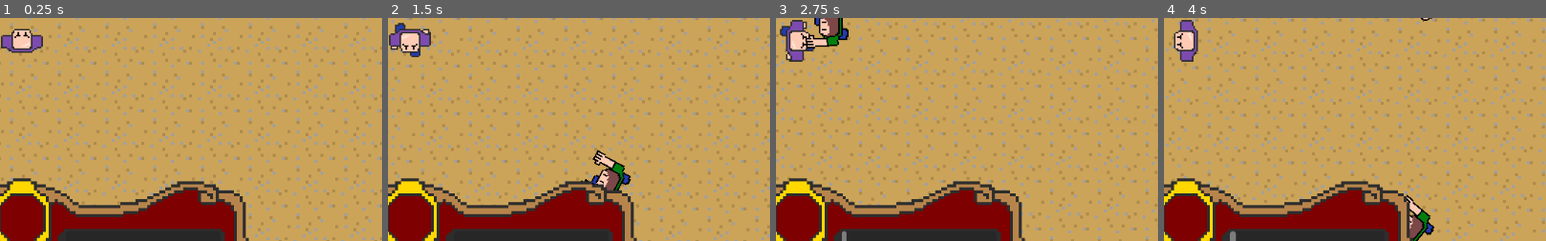
Above: before the commit, frames 1-4 (left to right).
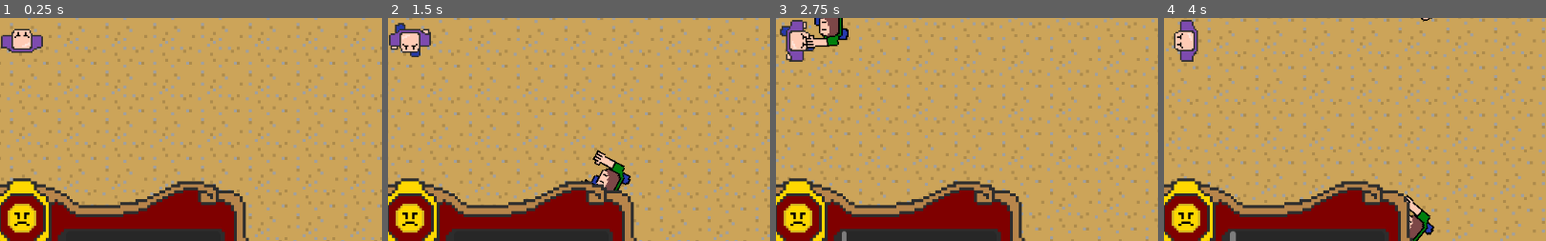
Above: after the commit, the same moments.

Repository: JessicaCC-gd/GGJ2024-2_4_1
Game: Godot game, scene res://level.tscn
Two runs of this game, one before a commit and one after it. Both use one fixed random seed, a clock stepped at 60 frames per second and the inputs below.
Inputs:
- Up to frame 1 (0.25 s): no input
- Up to frame 2 (1.5 s): tap Enter at 0.5 s; hold Right (move_right) 0.53-1.28 s; tap 1 (action_1) at 0.6 s; hold Down (move_down) from 1.28 s (still down); tap 2 (action_2) at 1.35 s
- Up to frame 3 (2.75 s): release Down (move_down) at 2.03 s; hold Right (move_right) from 2.03 s (still down); tap 3 (action_3) at 2.1 s
- Up to frame 4 (4 s): release Right (move_right) at 2.78 s; hold Up (move_up) 2.78-3.53 s; tap 4 (action_4) at 2.85 s; hold Left (move_left) from 3.53 s (still down); tap 1 (action_1) at 3.6 s
The pictures show only the part of the screen within x 47-97%, y 45-95%; the shares and areas given below are measured in that part.

The runs differ from the first frame. In frame 1, 0.9% of the frame differs, in the area x 2-10%, y 83-97%; in frame 2, 0.9%; in frame 3, 0.9%; in frame 4, 0.9%.

Commit message:
add emotion to ui

Diff:
--- a/level.tscn
+++ b/level.tscn
@@ -7,6 +7,57 @@
 [ext_resource type="Texture2D" uid="uid://ceeg0w1ymxo17" path="res://assets/sprites/ui.png" id="4_t51qj"]
 [ext_resource type="Script" path="res://laughter_meter.gd" id="6_f3vpd"]
 [ext_resource type="AudioStream" uid="uid://bhv8li5bbykn" path="res://assets/sound/angry-mob-loop-6847.mp3" id="7_75ev8"]
+[ext_resource type="Texture2D" uid="uid://c5lnmyca172t7" path="res://assets/sprites/emotions.png" id="7_hmhi3"]
+
+[sub_resource type="AtlasTexture" id="AtlasTexture_ywno5"]
+atlas = ExtResource("7_hmhi3")
+region = Rect2(0, 0, 16, 16)
+
+[sub_resource type="AtlasTexture" id="AtlasTexture_7x1ux"]
+atlas = ExtResource("7_hmhi3")
+region = Rect2(16, 0, 16, 16)
+
+[sub_resource type="AtlasTexture" id="AtlasTexture_cr1gs"]
+atlas = ExtResource("7_hmhi3")
+region = Rect2(32, 0, 16, 16)
+
+[sub_resource type="AtlasTexture" id="AtlasTexture_kojk1"]
+atlas = ExtResource("7_hmhi3")
+region = Rect2(48, 0, 16, 16)
+
+[sub_resource type="AtlasTexture" id="AtlasTexture_2gmtd"]
+atlas = ExtResource("7_hmhi3")
+region = Rect2(64, 0, 16, 16)
+
+[sub_resource type="AtlasTexture" id="AtlasTexture_h4f2g"]
+atlas = ExtResource("7_hmhi3")
+region = Rect2(80, 0, 16, 16)
+
+[sub_resource type="SpriteFrames" id="SpriteFrames_ki3u2"]
+animations = [{
+"frames": [{
+"duration": 1.0,
+"texture": SubResource("AtlasTexture_ywno5")
+}, {
+"duration": 1.0,
+"texture": SubResource("AtlasTexture_7x1ux")
+}, {
+"duration": 1.0,
+"texture": SubResource("AtlasTexture_cr1gs")
+}, {
+"duration": 1.0,
+"texture": SubResource("AtlasTexture_kojk1")
+}, {
+"duration": 1.0,
+"texture": SubResource("AtlasTexture_2gmtd")
+}, {
+"duration": 1.0,
+"texture": SubResource("AtlasTexture_h4f2g")
+}],
+"loop": true,
+"name": &"default",
+"speed": 5.0
+}]
 
 [node name="level" type="Node2D"]
 script = ExtResource("1_keucm")
@@ -63,6 +114,11 @@
 offset_bottom = 571.0
 text = "0"
 
+[node name="AnimatedSprite2D" type="AnimatedSprite2D" parent="ui"]
+position = Vector2(512, 540)
+scale = Vector2(3.1875, 3)
+sprite_frames = SubResource("SpriteFrames_ki3u2")
+
 [node name="AudioStreamPlayer" type="AudioStreamPlayer" parent="."]
 stream = ExtResource("7_75ev8")
 volume_db = -5.012
Not shown: 1 places in level.tscn that only renumber resources
